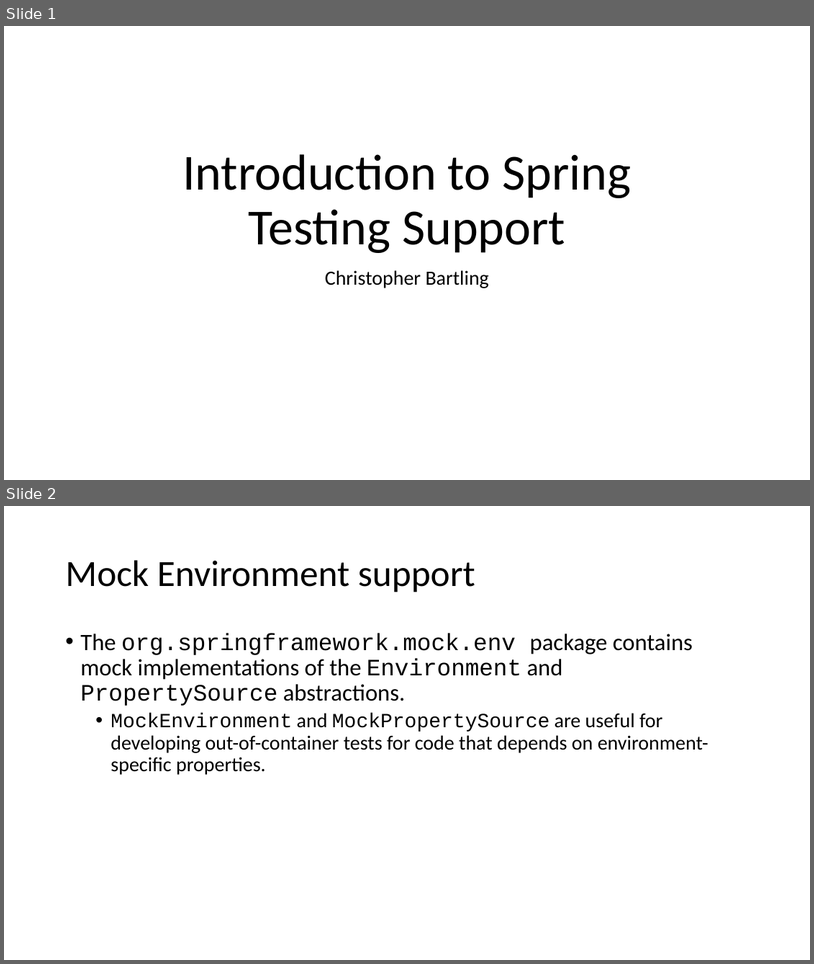
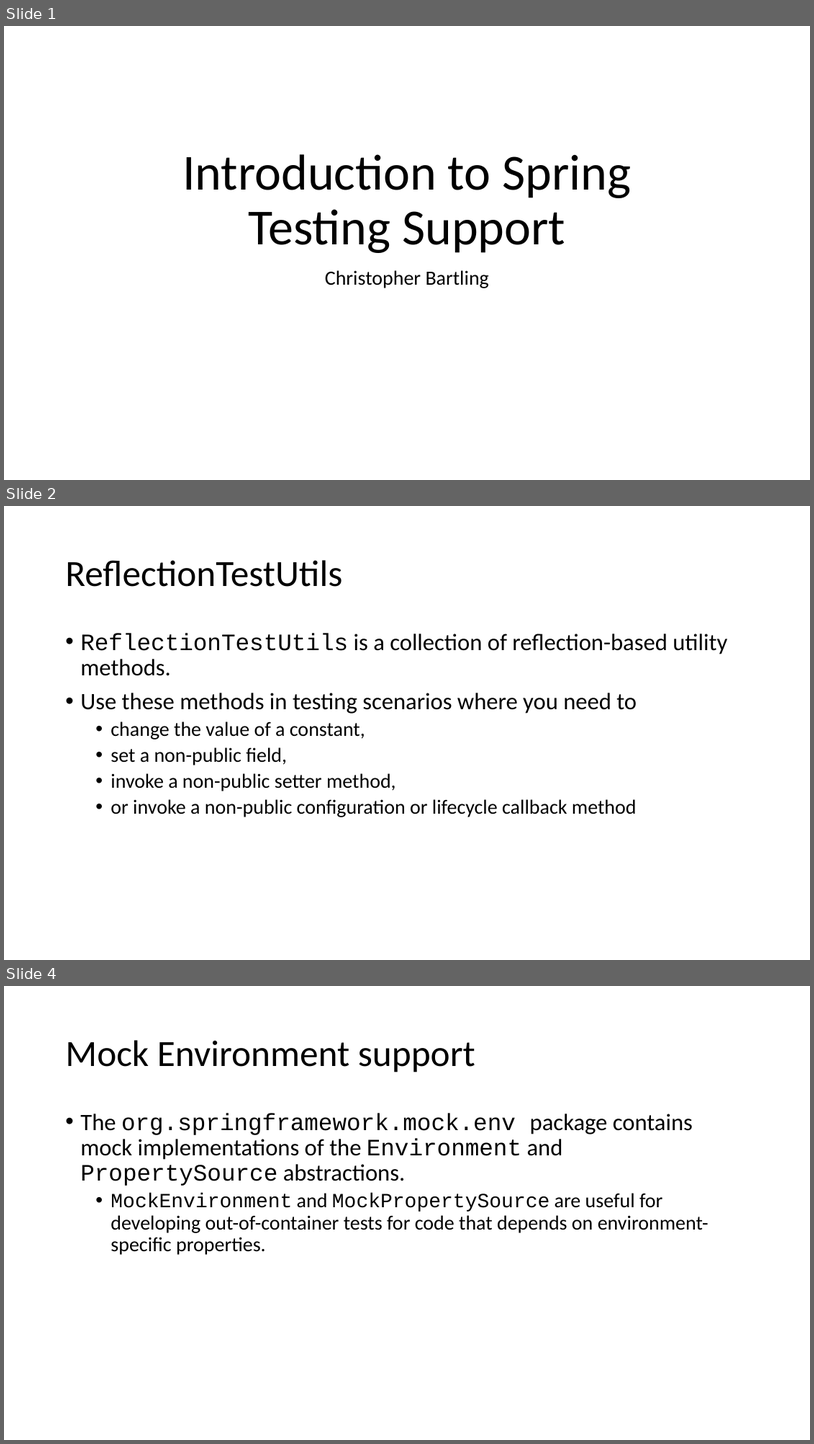
Before and after one commit to cebartling/test-driven, a slide deck: presentations/Introduction to Spring Framework Testing.pptx. Shown one above the other, each under a label of ours: slides 1 and 2 before the commit, slides 1, 2 and 4 after it; the slides between them are not shown. The pictures are 814x964 and 814x1444 pixels, drawn with LibreOffice and Linux fonts; fonts in the diff are those of the drawing. Boxes give left, top, right and bottom in pixels: in the first picture for what was removed or moved away, otherwise in the second. Text is boxed around its words. In the diff, an @@ line names an element or a change of style, - is before the commit and + after.

Commit message:
Updates to Spring Framework testing support presentation

```diff
--- a/presentations/Introduction to Spring Framework Testing.pptx
+++ b/presentations/Introduction to Spring Framework Testing.pptx
@@ slide 2 added at box(4, 506, 810, 960), background #FFFFFF @@
@@ title added at box(65, 560, 342, 587), 44 pt, text #000000 @@
+ReflectionTestUtils
@@ text added at box(80, 633, 728, 817), 24 pt, text #000000 @@
+• ReflectionTestUtils is a collection of reflection-based utility methods.
+• Use these methods in testing scenarios where you need to
+  • change the value of a constant,
+  • set a non-public field,
+  • invoke a non-public setter method,
+  • or invoke a non-public configuration or lifecycle callback method
@@ what was slide 2 is now slide 4 @@
```
Also in this commit, not shown: 1 slide changed, 3 other slides added, 2 slides removed.
